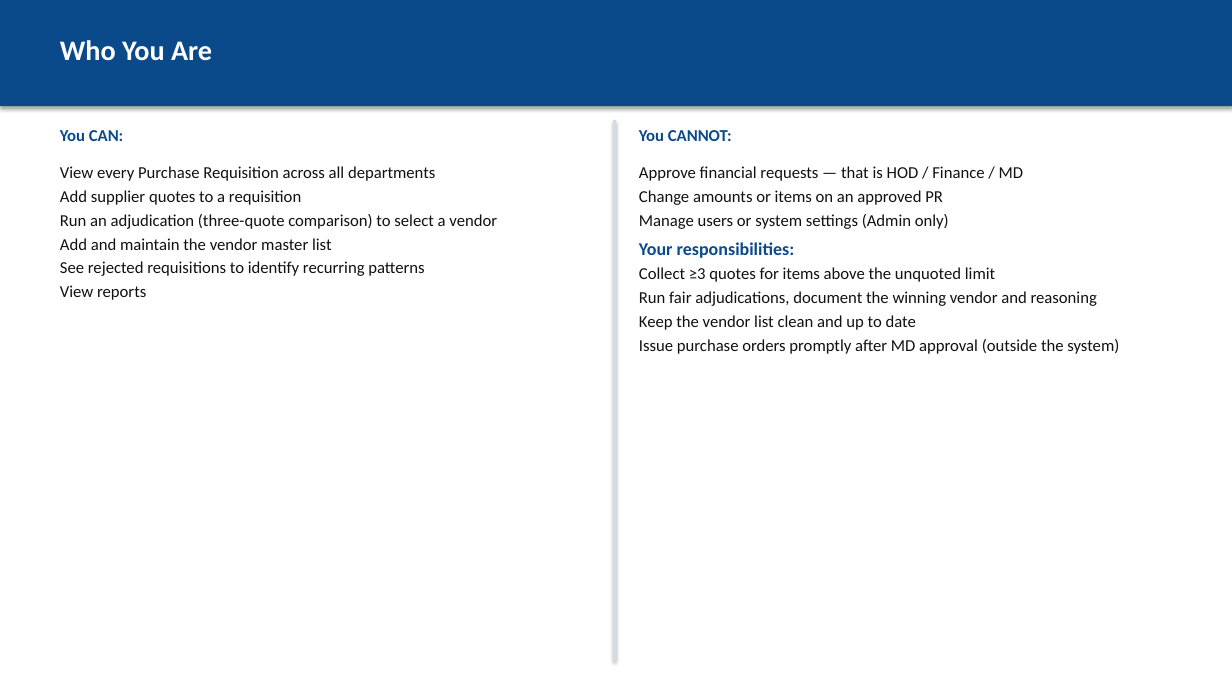
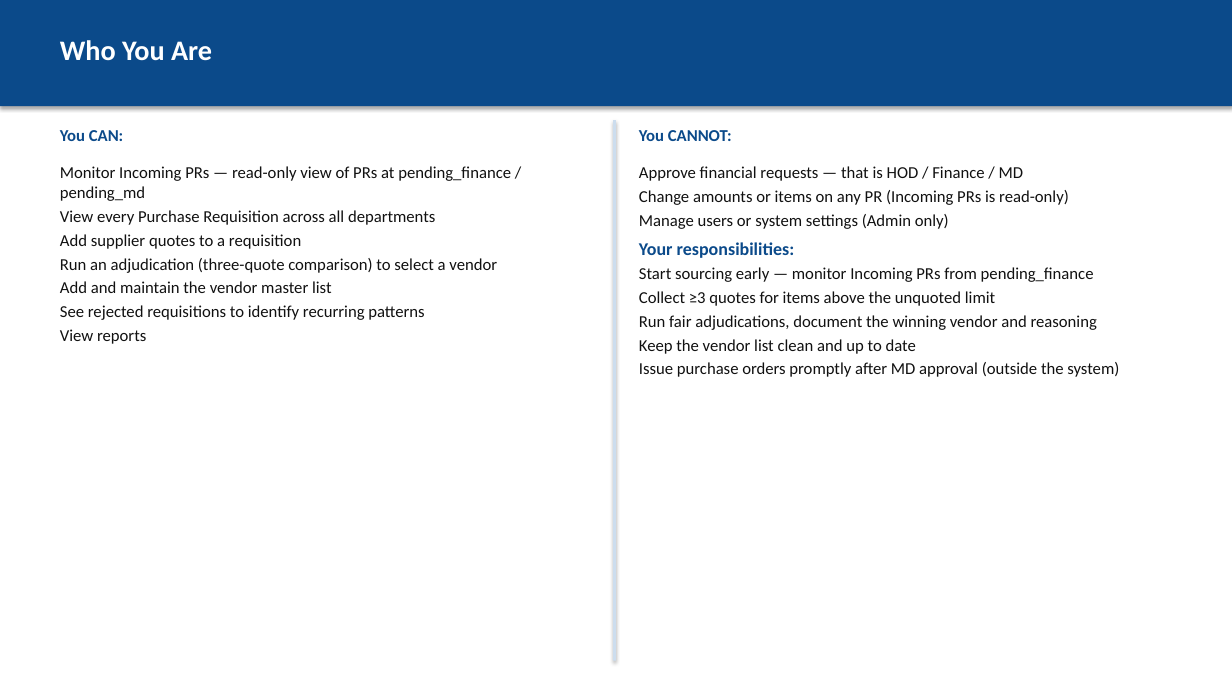
Before and after one commit to hetchsol/pras, a slide deck: slide 2 of docs/user-manual/05-procurement.pptx. Drawn at 1232x693 pixels with LibreOffice and Linux fonts; fonts in the diff are those of the drawing. Boxes give left, top, right and bottom in pixels: in the first picture for what was removed or moved away, otherwise in the second. Text is boxed around its words. In the diff, an @@ line names an element or a change of style, - is before the commit and + after.

```diff
--- a/docs/user-manual/05-procurement.pptx
+++ b/docs/user-manual/05-procurement.pptx
@@ text at [60, 166, 511, 201]: paragraph added @@
+Monitor Incoming PRs — read-only view of PRs at pending_finance / pending_md
@@ text at [639, 190, 1069, 205]: text changed @@
-Change amounts or items on an approved PR
+Change amounts or items on any PR (Incoming PRs is read-only)
@@ text at [639, 267, 1094, 282]: paragraph added @@
+Start sourcing early — monitor Incoming PRs from pending_finance
```
Also in this commit, not shown: 5 other slides changed, 1 slide added, 8 other files.
